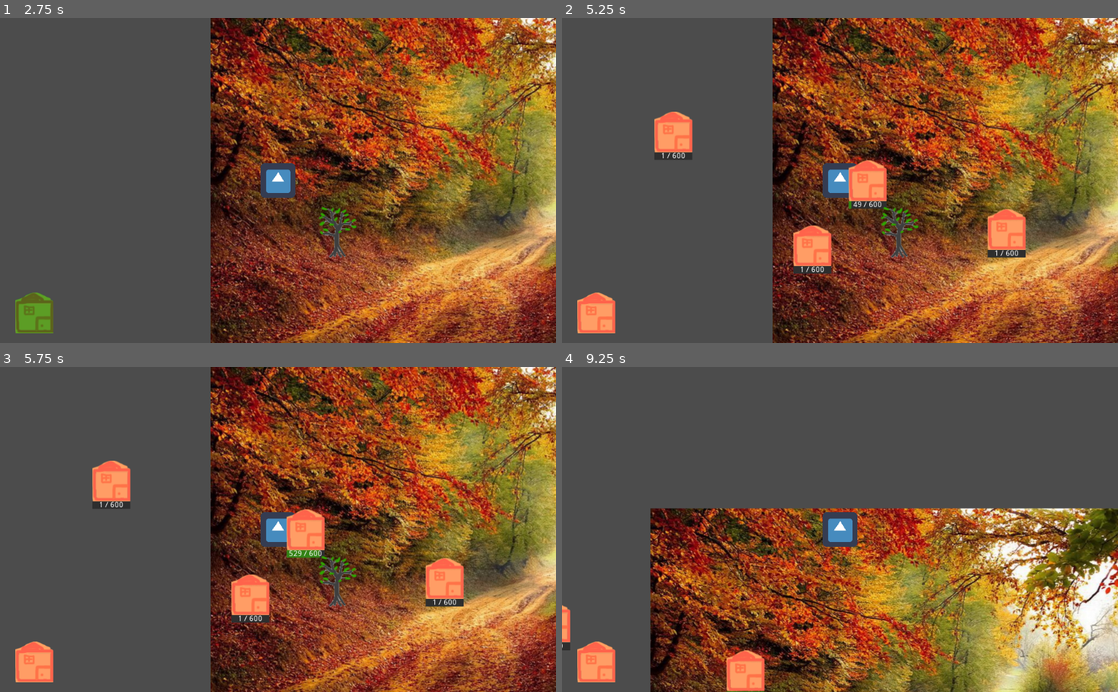
Above: before the commit, frames 1-4 (two rows, left to right).
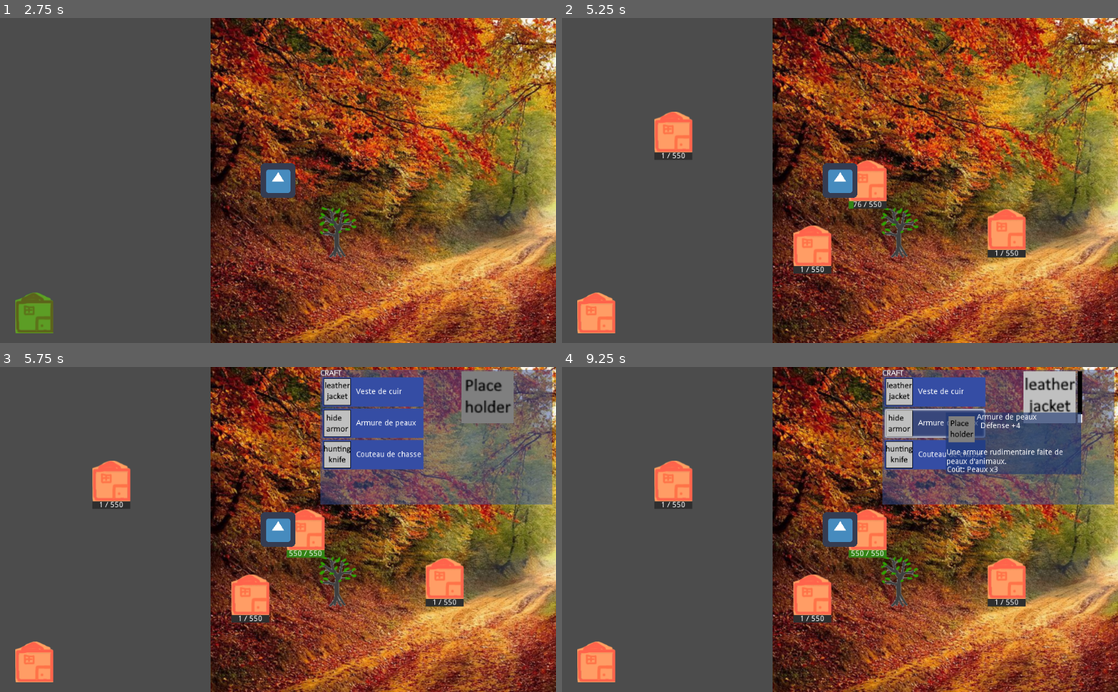
Above: after the commit, the same moments.

Repository: Xinginn/proficio
Game: Godot game, scene res://scenes/Playground/Playground.tscn
The game is run twice, just before and just after one commit, with the same random seed, the same clock (stepped at 60 frames per second) and the same inputs. The engine's default icon, where the game draws it, is replaced by a stand-in: a white triangle on a blue panel in a dark square.
Inputs (mouse positions are in pixels of both pictures, inside the frame that each line leads up to):
- Up to frame 1 (2.75 s): click (33, 313) at 0.5 s; click (33, 313) at 1.25 s; click (33, 313) at 2 s
- Up to frame 2 (5.25 s): tap Enter at 2.75, 4.25 s; move the mouse to (812, 245) at 2.77 s; click (812, 245) at 2.92 s; tap Space at 3.5, 5 s; move the mouse to (1006, 229) at 3.52 s; click (1006, 229) at 3.67 s; move the mouse to (673, 131) at 4.27 s; click (673, 131) at 4.42 s; move the mouse to (867, 180) at 5.02 s; click (867, 180) at 5.17 s
- Up to frame 3 (5.75 s): no input
- Up to frame 4 (9.25 s): click (934, 422) at 5.75 s, where only the run after the commit has a clickable "Armure de peaux"; click (934, 454) at 6.5 s, where only the run after the commit has a clickable "Couteau de chasse"; click (934, 393) at 7.25 s, where only the run after the commit has a clickable "Veste de cuir"; click (934, 393) at 8 s, where only the run after the commit has a clickable "Veste de cuir"; click (934, 422) at 8.75 s, where only the run after the commit has a clickable "Armure de peaux"

Frame 1 is identical in both runs. In frame 2, 0.2% of the frame differs, in the area x 19-82%, y 41-79%; in frame 3, 18%; in frame 4, 70%, in the area x 0-100%, y 0-100%.

Commit message:
ajout de recettes
+ajout de la recette de HideArmor
+ajout de la recette de HuntingKnife
+ajout de nombreuses compétences et maitrises a Actor
+ajout de plusieurs ressources à Inventory et au ressource_dictionary du script global Data

Diff:
--- a/classes/inventory.gd
+++ b/classes/inventory.gd
@@ -19,7 +19,13 @@
 
 # ressources
 var resources: Dictionary = {
+  "cristal" : 0,
+  "fiber": 0,
+  "herb": 0,
   "leather": 0,
+  "ore": 0,
+  "skin": 0,
   "stone": 0,
+  "wheat": 0,
   "wood": 0,
  }
--- /dev/null
+++ b/classes/item/equipable/armors/hide_armor.gd
@@ -0,0 +1,22 @@
+extends Equipable
+
+class_name HideArmor
+
+func _init(crafter = null):
+  #valeurs immuables (nom, poids)
+  label = "Armure de peaux"
+  _name = "hide_armor"
+  weight = 3.0
+  description = "Une armure rudimentaire faite de peaux d'animaux."
+  # calcul des valeur selon niveau de crafteur
+  var base_def = 4
+  var bonus_def = 0
+
+  if crafter != null:
+    bonus_def = int(crafter.leatherwork * 0.35)
+
+  def = WearAttribute.new(base_def + bonus_def, "light_armors", 0.1)
+
+# override du getter
+func _get_stats_text() -> String:
+  return "Défense %+d" % [def.value]
--- a/classes/item/equipable/armors/leather_jacket.gd
+++ b/classes/item/equipable/armors/leather_jacket.gd
@@ -14,14 +14,12 @@
   var bonus_def = 0
   var bonus_move_speed = 0
 
-  #TODO sortir le px de cet endroit: plutot définir la stat et la quatité d'xp
-  # du gain de px
   if crafter != null:
     bonus_def = int(crafter.leatherwork * 0.35)
     bonus_move_speed = int(crafter.leatherwork * 0.1)
 
-  def = WearAttribute.new(base_def + bonus_def, "light_armor", 0.1)
-  move_speed = WearAttribute.new(base_move_speed + bonus_move_speed, "light_armor", 0.05)
+  def = WearAttribute.new(base_def + bonus_def, "light_armors", 0.1)
+  move_speed = WearAttribute.new(base_move_speed + bonus_move_speed, "light_armors", 0.05)
 
 # override du getter
 func _get_stats_text() -> String:
--- a/classes/item/equipable/equipable.gd
+++ b/classes/item/equipable/equipable.gd
@@ -6,6 +6,7 @@
 var def: WearAttribute
 var move_speed: WearAttribute
 var construction: WearAttribute
+var skinning: WearAttribute
 
 var stats_text setget ,_get_stats_text
 
--- /dev/null
+++ b/classes/item/equipable/weapons/hunting_knife.gd
@@ -0,0 +1,26 @@
+extends Equipable
+
+class_name HuntingKnife
+
+func _init(crafter = null):
+  #valeurs immuables (nom, poids)
+  label = "Couteau de chasse"
+  _name = "hunting_knife"
+  weight = 0.5
+  description = "Un couteau utilitaire."
+  # calcul des valeur selon niveau de crafteur
+  var base_atk = 4
+  var base_skinning = 2
+  var bonus_atk = 0
+  var bonus_skinning = 0
+
+  if crafter != null:
+    bonus_atk = int(crafter.toolmaking * 0.1)
+    bonus_skinning = int(crafter.leatherwork * 0.2)
+
+  atk = WearAttribute.new(base_atk + bonus_atk, "tools", 0.1)
+  skinning = WearAttribute.new(base_skinning + bonus_skinning, "tools", 0.1)
+
+# override du getter
+func _get_stats_text() -> String:
+  return "Attaque %+d \nDépeçage %+d" % [atk.value, skinning.value]
--- a/entities/Actor/Actor.gd
+++ b/entities/Actor/Actor.gd
@@ -14,18 +14,52 @@
 var current_resource_spot = null
 
 # stats
+var atk = 1
+var atk_xp = 0
 var def = 1
 var def_xp = 0
 # skills
-var leatherwork = 10
+var construction = 10
+var construction_xp = 0
+var gathering = 1
+var gathering_xp = 0
+var lumberjack = 1
+var lumberjack_xp = 0
+var smelting = 1
+var smelting_xp = 0
+var skinning = 1
+var skinning_xp = 0
+var leatherwork = 1
 var leatherwork_xp = 0
-var gathering = 10
-var gathering_xp = 10
+var weaponsmith = 1
+var weaponsmith_xp = 0
+var armorsmith = 1
+var armorsmith_xp = 0
+var weaving = 1
+var weaving_xp = 0
+var woodcarving = 1
+var woodcarving_xp = 0
+var shoemaking = 1
+var shoemaking_xp = 0
+var toolmaking = 1
+var toolmaking_xp = 0
 # masteries
-var construction = 20
-var construction_xp = 0
-var light_armor = 20
-var light_armor_xp = 0
+var tools = 1
+var tools_xp = 0
+var knives = 1
+var knives_xp = 0
+var swords = 1
+var swords_xp = 0
+var masses = 1
+var masses_xp = 0
+var clothes = 1
+var clothes_xp = 0
+var shoes = 1
+var shoes_xp = 0
+var light_armors = 1
+var light_armors_xp = 0
+var heavy_armors = 1
+var heavy_armors_xp = 0
 
 var inventory: Inventory = Inventory.new()
 
--- a/entities/Building/Building.gd
+++ b/entities/Building/Building.gd
@@ -1,8 +1,9 @@
 extends Sprite
 class_name Building
 
-const HEALTH_GAIN_PER_SECOND = 50
-const CRAFT_GAIN_PER_SECOND = 50
+#const HEALTH_GAIN_SPEED = 100
+const HEALTH_GAIN_SPEED = 1000 # valeur boostée pour vitesse de test
+const CRAFT_GAIN_SPEED = 100
 const MAX_QUEUE_SIZE = 8
 
 onready var health_bar = $HealthBar
@@ -21,7 +22,7 @@
 signal building_constructed(building)
 signal craft_progress_changed(value)
 signal player_entered_owned_building(data)
-signal player_exited_owned_building(data)
+signal player_exited_owned_building
 signal craft_queue_changed(queue)
 
 func _set_health(value) -> void:
@@ -64,6 +65,7 @@
   print("should toggle building display ", _visible)
 
 func _on_body_entered(body):
+
   if body is Actor:
     body.stop_moving()
     if body == building_owner:
@@ -75,19 +77,19 @@
 func _on_body_exited(body):
   if body == building_owner:
     is_building = false
-    emit_signal('player_exited_owned_building', building_data)
+    emit_signal('player_exited_owned_building')
 
 func _process(delta):
   if is_building:
-    var health_gain = HEALTH_GAIN_PER_SECOND * building_owner.construction * delta
+    var health_gain = HEALTH_GAIN_SPEED * (1 + (building_owner.construction / 20.0)) * delta
     self.health += health_gain
-    building_owner.gain_xp("construction", HEALTH_GAIN_PER_SECOND * delta)
+    building_owner.gain_xp("construction", HEALTH_GAIN_SPEED * delta)
   elif is_crafting:
     if craft_queue.size() == 0:
       is_crafting = false
       return
     var skill_level = building_owner.get(craft_queue[0].skill)
-    var craft_gain = CRAFT_GAIN_PER_SECOND * skill_level * delta
+    var craft_gain = CRAFT_GAIN_SPEED * (1 + (skill_level / 20.0)) * delta
     self.craft_progress += craft_gain
   else:
     pass
--- a/entities/resource_spot/wood_spot/wood_spot.gd
+++ b/entities/resource_spot/wood_spot/wood_spot.gd
@@ -4,7 +4,7 @@
   skill = "gathering"
   xp_gain = 5
   duration = 1000
-  remaining_harvests = 2
+  remaining_harvests = 10
 
 func harvest(harvester) -> void:
   #gain de ressources
--- a/globals/data.gd
+++ b/globals/data.gd
@@ -1,8 +1,14 @@
 extends Node
 
 var resource_dictionary: Dictionary = {
+  "cristal" : "Cristaux",
+  "fiber": "Fibres",
+  "herb": "Herbes",
   "leather": "Cuir",
-  "stone": "Pierre",
+  "ore": "Minerai",
+  "skin": "Peaux",
+  "stone": "Pierres",
+  "wheat": "Blé",
   "wood": "Bois",
  }
 
@@ -11,7 +17,9 @@
 
 func _ready():
   # id, product, name, stamina, skill, xp, resources, ?needed_progress = 1000
-  crafts.append(CraftData.new(0, LeatherJacket, "leather_jacket", 4, "leatherwork", 10, {"leather": 2}, 800))
+  crafts.append(CraftData.new(0, LeatherJacket, "leather_jacket", 4, "leatherwork", 10, {"leather": 3}, 1200))
+  crafts.append(CraftData.new(1, HideArmor, "hide_armor", 4, "leatherwork", 8, {"skin": 3}, 1000))
+  crafts.append(CraftData.new(2, HuntingKnife, "hunting_knife", 4, "toolmaking", 8, {"ore": 2, "wood": 1}, 1000))
 
   # id, label, max_health, resources, ?craft_ids = []
-  buildings.append(BuildingData.new(0, "test", 500, 4, {"wood": 4}, [0]))
+  buildings.append(BuildingData.new(0, "test", 500, 4, {"wood": 4}, [0,1,2]))
--- a/project.godot
+++ b/project.godot
@@ -34,6 +34,16 @@
 "language": "GDScript",
 "path": "res://classes/item/equipable/equipable.gd"
 }, {
+"base": "Equipable",
+"class": "HideArmor",
+"language": "GDScript",
+"path": "res://classes/item/equipable/armors/hide_armor.gd"
+}, {
+"base": "Equipable",
+"class": "HuntingKnife",
+"language": "GDScript",
+"path": "res://classes/item/equipable/weapons/hunting_knife.gd"
+}, {
 "base": "Node",
 "class": "Inventory",
 "language": "GDScript",
@@ -65,6 +75,8 @@
 "BuildingData": "",
 "CraftData": "",
 "Equipable": "",
+"HideArmor": "",
+"HuntingKnife": "",
 "Inventory": "",
 "Item": "",
 "LeatherJacket": "",
--- a/scenes/Playground/Playground.gd
+++ b/scenes/Playground/Playground.gd
@@ -3,8 +3,8 @@
 const building_scene: PackedScene = preload('res://entities/building/building.tscn')
 
 onready var player = $World/Player
-onready var buildings_holder = $BuildingsHolder
-onready var resource_spots_holder = $ResourceSpotsHolder
+onready var buildings_holder = $World/BuildingsHolder
+onready var resource_spots_holder = $World/ResourceSpotsHolder
 
 onready var building_ghost = $BuildingGhost
 
--- a/scenes/Playground/Playground.tscn
+++ b/scenes/Playground/Playground.tscn
@@ -18,13 +18,26 @@
 [node name="Playground" type="Node2D"]
 script = ExtResource( 3 )
 
+[node name="BuildingGhost" type="Sprite" parent="."]
+visible = false
+modulate = Color( 0, 1, 0, 0.635294 )
+z_index = 5
+texture = ExtResource( 4 )
+
 [node name="World" type="Sprite" parent="."]
-z_index = -10
 texture = ExtResource( 1 )
 centered = false
 
+[node name="ResourceSpotsHolder" type="Node2D" parent="World"]
+
+[node name="WoodSpot" parent="World/ResourceSpotsHolder" instance=ExtResource( 11 )]
+position = Vector2( 233.042, 395.827 )
+
+[node name="BuildingsHolder" type="Node2D" parent="World"]
+
 [node name="Player" parent="World" instance=ExtResource( 2 )]
 position = Vector2( 124.359, 299.661 )
+z_index = 0
 
 [node name="Camera2D" type="Camera2D" parent="World/Player"]
 current = true
@@ -108,17 +121,5 @@
 __meta__ = {
 "_edit_use_anchors_": false
 }
-
-[node name="BuildingGhost" type="Sprite" parent="."]
-visible = false
-modulate = Color( 0, 1, 0, 0.635294 )
-texture = ExtResource( 4 )
-
-[node name="BuildingsHolder" type="Node2D" parent="."]
-
-[node name="ResourceSpotsHolder" type="Node2D" parent="."]
-
-[node name="WoodSpot" parent="ResourceSpotsHolder" instance=ExtResource( 11 )]
-position = Vector2( 233.042, 395.827 )
 [connection signal="pressed" from="World/Player/Camera2D/BuildingButton" to="." method="build_mode_on"]
 [connection signal="pressed" from="World/Player/Camera2D/CraftPanel/CurrentCraftIcon/CurrentCraftButton" to="World/Player/Camera2D/CraftPanel" method="_on_queue_button_cancel_pressed" binds= [ 0 ]]
--- a/scenes/playground/craft_panel.gd
+++ b/scenes/playground/craft_panel.gd
@@ -27,7 +27,7 @@
   # TODO affichage liste craft_datas, queue et progress laissé en plan
   show()
 
-func _on_player_exited_owned_building(building_data) -> void:
+func _on_player_exited_owned_building() -> void:
   hide()
 
 func _on_craft_progress_changed(value) -> void:
Binary file added: assets/icons/cudgel.png
Not shown, added: assets/icons/cudgel.png.import
Binary file added: assets/icons/dirk.png
Not shown, added: assets/icons/dirk.png.import
Binary file added: assets/icons/gladius.png
Not shown, added: assets/icons/gladius.png.import
Binary file added: assets/icons/hide_armor.png
Not shown, added: assets/icons/hide_armor.png.import
Binary file added: assets/icons/hunting_knife.png
Not shown, added: assets/icons/hunting_knife.png.import
Binary file added: assets/icons/iron_helmet.png
Not shown, added: assets/icons/iron_helmet.png.import
(and 6 more such lines)
